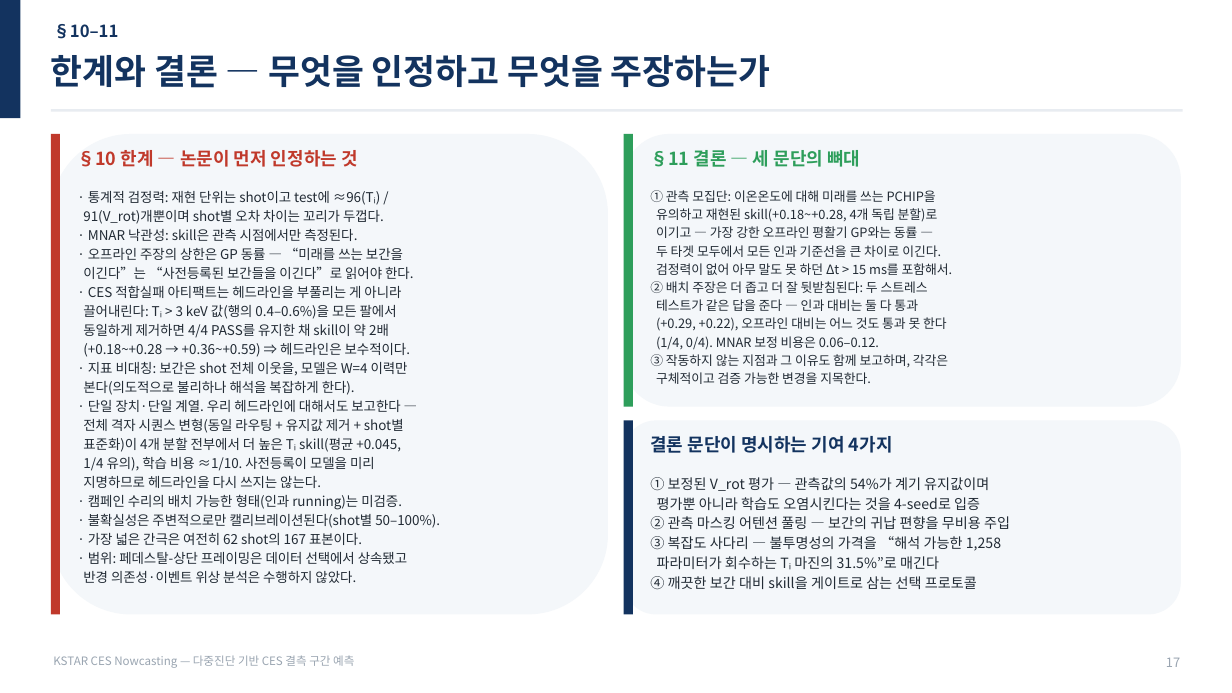
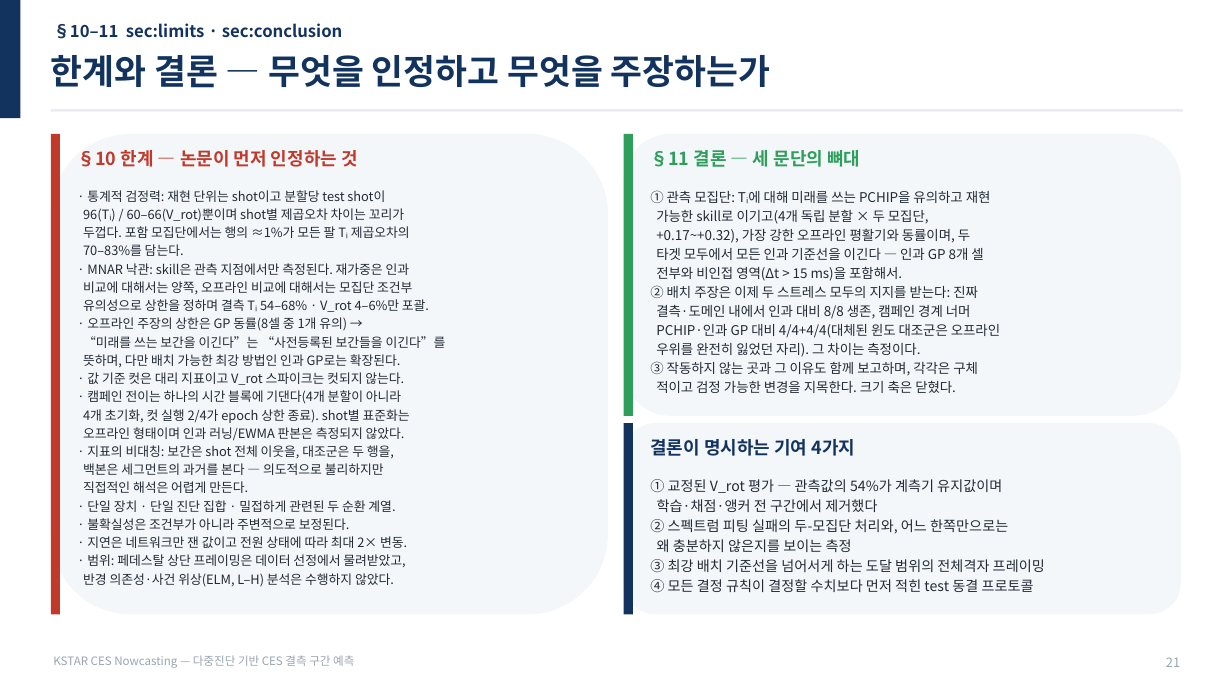
Before and after one commit to iseungsang01/ml-intern-revision, a slide deck: slide 22 of docs/presentation/KSTAR_CES_연구흐름.pptx (slide 18 before the commit). Drawn at 1232x693 pixels with LibreOffice and Linux fonts; fonts in the diff are those of the drawing. Boxes give left, top, right and bottom in pixels: in the first picture for what was removed or moved away, otherwise in the second. Text is boxed around its words. In the diff, an @@ line names an element or a change of style, - is before the commit and + after.

```diff
--- a/docs/presentation/KSTAR_CES_연구흐름.pptx
+++ b/docs/presentation/KSTAR_CES_연구흐름.pptx
@@ text at (x1=53, y1=23, x2=342, y2=39): text changed @@
-§10–11
+§10–11 sec:limits · sec:conclusion
@@ rounded rectangle resized from (x1=624, y1=134, x2=1181, y2=407) to (x1=624, y1=134, x2=1181, y2=416) @@
@@ rectangle resized from (x1=624, y1=134, x2=633, y2=407) to (x1=624, y1=134, x2=633, y2=416) @@
@@ text at (x1=83, y1=190, x2=446, y2=587): text changed; size 10.5 to 10 pt @@
-· 통계적 검정력: 재현 단위는 shot이고 test에 ≈96(Tᵢ) /
-91(V_rot)개뿐이며 shot별 오차 차이는 꼬리가 두껍다.
-· MNAR 낙관성: skill은 관측 시점에서만 측정된다.
-· 오프라인 주장의 상한은 GP 동률 — “미래를 쓰는 보간을
-이긴다”는 “사전등록된 보간들을 이긴다”로 읽어야 한다.
-· CES 적합실패 아티팩트는 헤드라인을 부풀리는 게 아니라
-끌어내린다: Tᵢ > 3 keV 값(행의 0.4–0.6%)을 모든 팔에서
-동일하게 제거하면 4/4 PASS를 유지한 채 skill이 약 2배
-(+0.18~+0.28 → +0.36~+0.59) ⇒ 헤드라인은 보수적이다.
-· 지표 비대칭: 보간은 shot 전체 이웃을, 모델은 W=4 이력만
-본다(의도적으로 불리하나 해석을 복잡하게 한다).
-· 단일 장치·단일 계열. 우리 헤드라인에 대해서도 보고한다 —
-전체 격자 시퀀스 변형(동일 라우팅 + 유지값 제거 + shot별
-표준화)이 4개 분할 전부에서 더 높은 Tᵢ skill(평균 +0.045,
-1/4 유의), 학습 비용 ≈1/10. 사전등록이 모델을 미리
-지명하므로 헤드라인을 다시 쓰지는 않는다.
-· 캠페인 수리의 배치 가능한 형태(인과 running)는 미검증.
-· 불확실성은 주변적으로만 캘리브레이션된다(shot별 50–100%).
-· 가장 넓은 간극은 여전히 62 shot의 167 표본이다.
-· 범위: 페데스탈-상단 프레이밍은 데이터 선택에서 상속됐고
-반경 의존성·이벤트 위상 분석은 수행하지 않았다.
+· 통계적 검정력: 재현 단위는 shot이고 분할당 test shot이
+96(Tᵢ) / 60–66(V_rot)뿐이며 shot별 제곱오차 차이는 꼬리가
+두껍다. 포함 모집단에서는 행의 ≈1%가 모든 팔 Tᵢ 제곱오차의
+70–83%를 담는다.
+· MNAR 낙관: skill은 관측 지점에서만 측정된다. 재가중은 인과
+비교에 대해서는 양쪽, 오프라인 비교에 대해서는 모집단 조건부
+유의성으로 상한을 정하며 결측 Tᵢ 54–68% · V_rot 4–6%만 포괄.
+· 오프라인 주장의 상한은 GP 동률(8셀 중 1개 유의) →
+“미래를 쓰는 보간을 이긴다”는 “사전등록된 보간들을 이긴다”를
+뜻하며, 다만 배치 가능한 최강 방법인 인과 GP로는 확장된다.
+· 값 기준 컷은 대리 지표이고 V_rot 스파이크는 컷되지 않는다.
+· 캠페인 전이는 하나의 시간 블록에 기댄다(4개 분할이 아니라
+4개 초기화, 컷 실행 2/4가 epoch 상한 종료). shot별 표준화는
+오프라인 형태이며 인과 러닝/EWMA 판본은 측정되지 않았다.
+· 지표의 비대칭: 보간은 shot 전체 이웃을, 대조군은 두 행을,
+백본은 세그먼트의 과거를 본다 — 의도적으로 불리하지만
+직접적인 해석은 어렵게 만든다.
+· 단일 장치 · 단일 진단 집합 · 밀접하게 관련된 두 순환 계열.
+· 불확실성은 조건부가 아니라 주변적으로 보정된다.
+· 지연은 네트워크만 잰 값이고 전원 상태에 따라 최대 2× 변동.
+· 범위: 페데스탈 상단 프레이밍은 데이터 선정에서 물려받았고,
+반경 의존성·사건 위상(ELM, L–H) 분석은 수행하지 않았다.
@@ text at (x1=650, y1=190, x2=1000, y2=393): text changed; size 10 to 10.5 pt @@
-① 관측 모집단: 이온온도에 대해 미래를 쓰는 PCHIP을
-유의하고 재현된 skill(+0.18~+0.28, 4개 독립 분할)로
-이기고 — 가장 강한 오프라인 평활기 GP와는 동률 —
-두 타겟 모두에서 모든 인과 기준선을 큰 차이로 이긴다.
-검정력이 없어 아무 말도 못 하던 Δt > 15 ms를 포함해서.
-② 배치 주장은 더 좁고 더 잘 뒷받침된다: 두 스트레스
-테스트가 같은 답을 준다 — 인과 대비는 둘 다 통과
-(+0.29, +0.22), 오프라인 대비는 어느 것도 통과 못 한다
-(1/4, 0/4). MNAR 보정 비용은 0.06–0.12.
-③ 작동하지 않는 지점과 그 이유도 함께 보고하며, 각각은
-구체적이고 검증 가능한 변경을 지목한다.
+① 관측 모집단: Tᵢ에 대해 미래를 쓰는 PCHIP을 유의하고 재현
+가능한 skill로 이기고(4개 독립 분할 × 두 모집단,
++0.17~+0.32), 가장 강한 오프라인 평활기와 동률이며, 두
+타겟 모두에서 모든 인과 기준선을 이긴다 — 인과 GP 8개 셀
+전부와 비인접 영역(Δt > 15 ms)을 포함해서.
+② 배치 주장은 이제 두 스트레스 모두의 지지를 받는다: 진짜
+결측·도메인 내에서 인과 대비 8/8 생존, 캠페인 경계 너머
+PCHIP·인과 GP 대비 4/4+4/4(대체된 윈도 대조군은 오프라인
+우위를 완전히 잃었던 자리). 그 차이는 측정이다.
+③ 작동하지 않는 곳과 그 이유도 함께 보고하며, 각각은 구체
+적이고 검정 가능한 변경을 지목한다. 크기 축은 닫혔다.
@@ text at (x1=650, y1=439, x2=856, y2=456): text changed @@
-결론 문단이 명시하는 기여 4가지
+결론이 명시하는 기여 4가지
@@ text at (x1=650, y1=479, x2=1045, y2=593): text changed @@
-① 보정된 V_rot 평가 — 관측값의 54%가 계기 유지값이며
-평가뿐 아니라 학습도 오염시킨다는 것을 4-seed로 입증
-② 관측 마스킹 어텐션 풀링 — 보간의 귀납 편향을 무비용 주입
-③ 복잡도 사다리 — 불투명성의 가격을 “해석 가능한 1,258
-파라미터가 회수하는 Tᵢ 마진의 31.5%”로 매긴다
-④ 깨끗한 보간 대비 skill을 게이트로 삼는 선택 프로토콜
+① 교정된 V_rot 평가 — 관측값의 54%가 계측기 유지값이며
+학습·채점·앵커 전 구간에서 제거했다
+② 스펙트럼 피팅 실패의 두-모집단 처리와, 어느 한쪽만으로는
+왜 충분하지 않은지를 보이는 측정
+③ 최강 배치 기준선을 넘어서게 하는 도달 범위의 전체격자 프레이밍
+④ 모든 결정 규칙이 결정할 수치보다 먼저 적힌 test 동결 프로토콜
@@ text at (x1=1166, y1=657, x2=1180, y2=667): text changed @@
-17
+21
```
Also in this commit, not shown: 10 other slides changed, 11 slides added, 7 slides removed, 9 other files.
